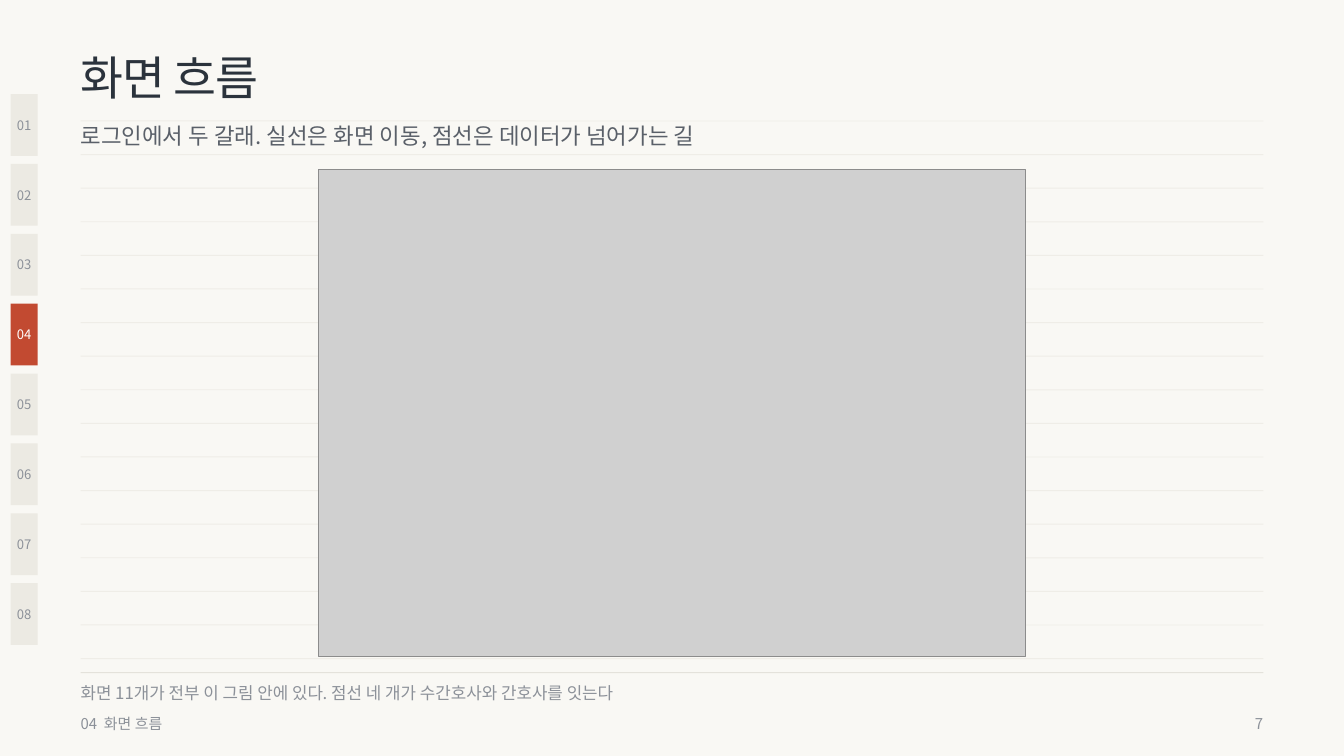
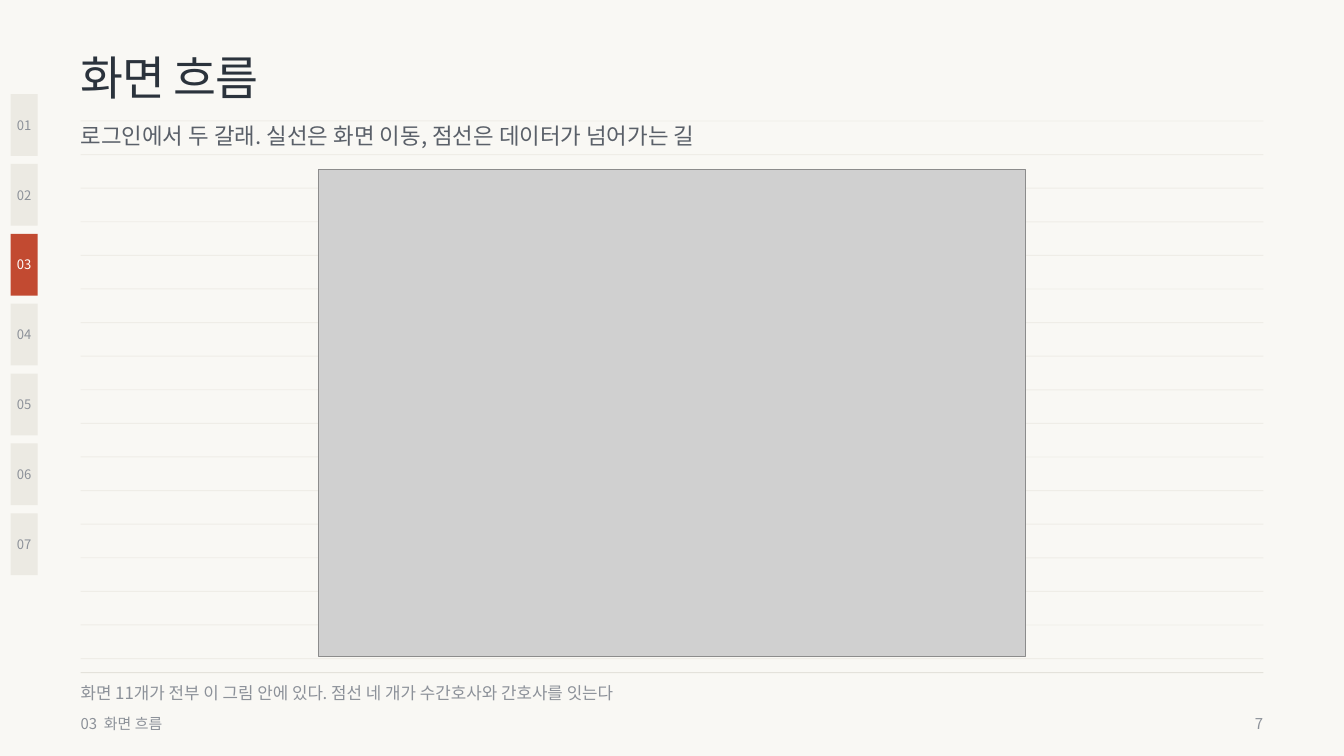
Before and after one commit to wodnjs2020136144/skala-webservice-mini, a slide deck: slide 7 of deliverables/10반_황재원_너와나의인계고리-발표용.pptx. Drawn at 1344x756 pixels with LibreOffice and Linux fonts; fonts in the diff are those of the drawing; grey boxes stand for pictures. Boxes give left, top, right and bottom in pixels: in the first picture for what was removed or moved away, otherwise in the second. Text is boxed around its words. In the diff, an @@ line names an element or a change of style, - is before the commit and + after.

```diff
--- a/deliverables/10반_황재원_너와나의인계고리-발표용.pptx
+++ b/deliverables/10반_황재원_너와나의인계고리-발표용.pptx
@@ text "03" at [17, 259, 31, 269]: text colour #8C9199 to #FFFFFF @@
@@ rectangle at [11, 234, 38, 296]: fill #ECEAE3 to #C24A31 @@
@@ text "04" at [17, 329, 31, 339]: text colour #FFFFFF to #8C9199 @@
@@ rectangle at [11, 304, 38, 366]: fill #C24A31 to #ECEAE3 @@
@@ rectangle removed at [11, 583, 38, 645] @@
@@ text removed at [17, 609, 31, 619] @@
-08
@@ text at [81, 717, 163, 730]: text changed @@
-04 화면 흐름
+03 화면 흐름
```
Also in this commit, not shown: 17 other slides changed, 7 other files.
